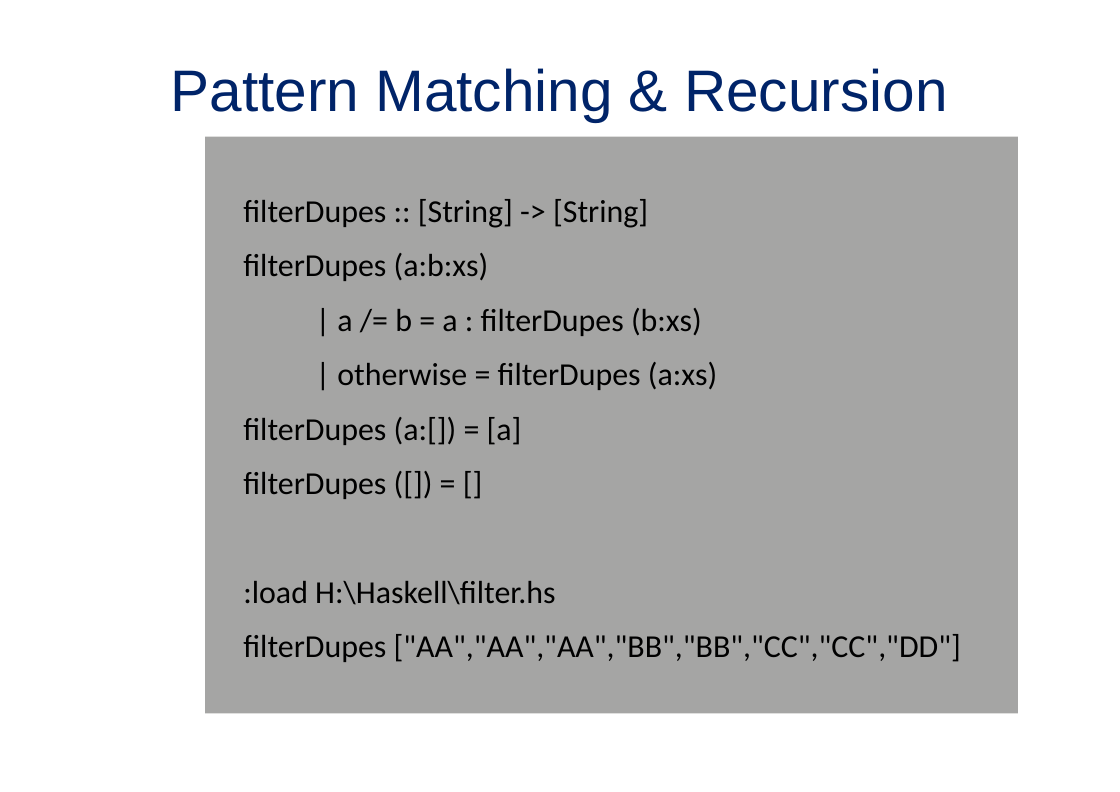
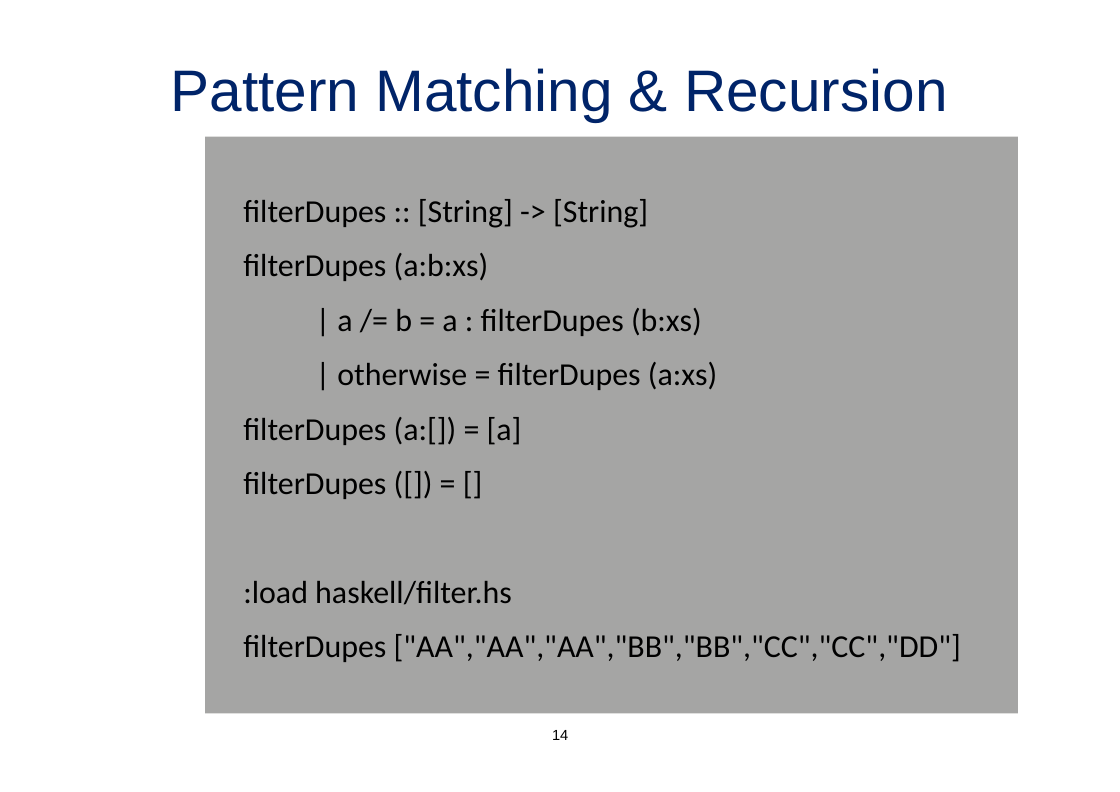
Before and after one commit to pavoni/fptalk, a slide deck: slide 14 of Functional Programming - a beginners experience - v0 52.ppt. Drawn at 1120x792 pixels with LibreOffice and Linux fonts; fonts in the diff are those of the drawing; background and template pictures are left out. Boxes give left, top, right and bottom in pixels: in the first picture for what was removed or moved away, otherwise in the second. Text is boxed around its words. In the diff, an @@ line names an element or a change of style, - is before the commit and + after.

```diff
--- a/Functional Programming - a beginners experience - v0 52.ppt
+++ b/Functional Programming - a beginners experience - v0 52.ppt
@@ text at (243, 581, 512, 605): text changed @@
-:load H:\Haskell\filter.hs
+:load haskell/filter.hs
@@ page number at (552, 730, 568, 740): font Times New Roman to Arial, text colour #FFFFFF to #000000; indent changed @@
```
Also in this commit, not shown: 18 other slides changed, 1 slide added, 1 slide removed, 1 other file.
